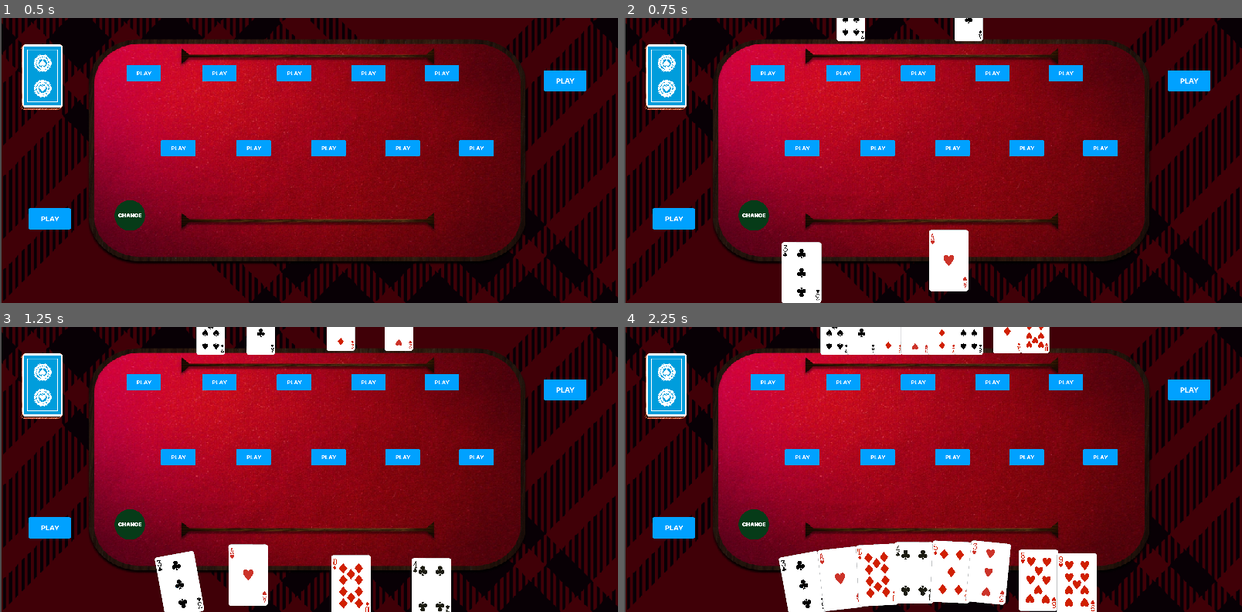
Above: before the commit, frames 1-4 (two rows, left to right).
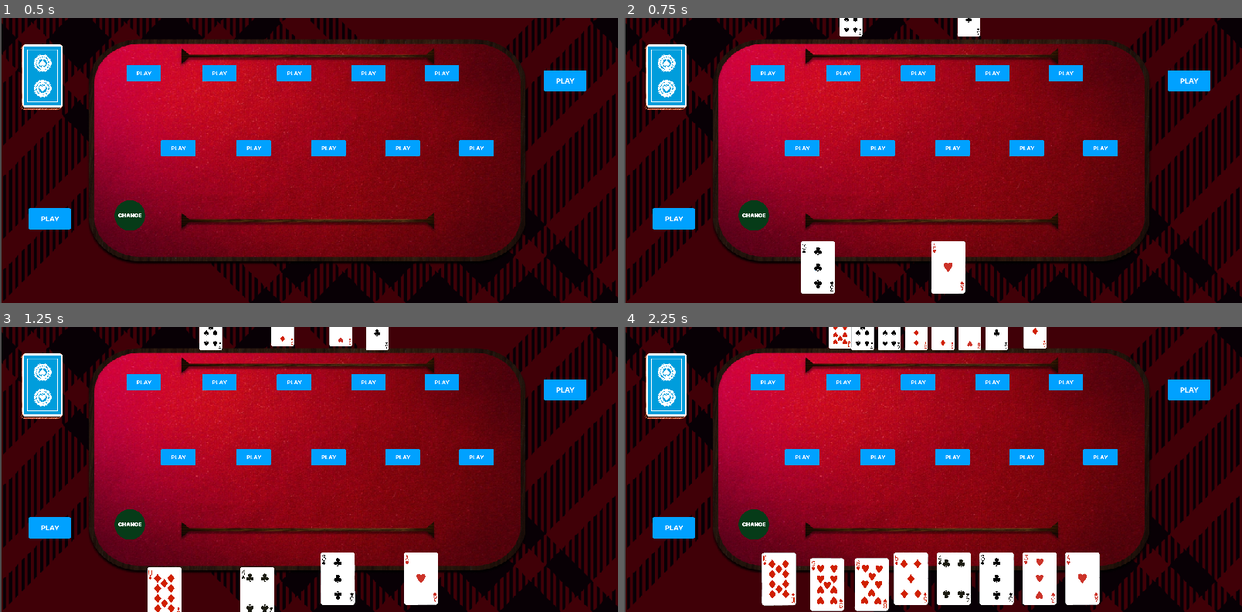
Above: after the commit, the same moments.

Repository: SizoDevelops/CardGame
Game: Godot game, scene res://main.tscn
Two runs of this game, one before a commit and one after it. Both use one fixed random seed, a clock stepped at 60 frames per second and the inputs below.
Inputs (mouse positions are in pixels of both pictures, inside the frame that each line leads up to):
- Up to frame 1 (0.5 s): no input
- Up to frame 2 (0.75 s): tap Enter at 0.5 s; drag from (766, 72) to (994, 72) at 0.52 s
- Up to frame 3 (1.25 s): no input
- Up to frame 4 (2.25 s): drag from (803, 583) to (976, 586) at 1.27 s; move the mouse to (852, 577) at 2.02 s; click (852, 577) at 2.17 s

Frame 1 is identical in both runs. In frame 2, 2.2% of the frame differs, in the area x 25-59%, y 0-100%; in frame 3, 6.1%; in frame 4, 8.3%, in the area x 22-77%, y 0-100%.

Commit message:
AI partially working

Diff:
--- a/scenes/enemy_hand.tscn
+++ b/scenes/enemy_hand.tscn
@@ -11,7 +11,7 @@
 
 [node name="EnemyHand" groups=["players"] instance=ExtResource("1_4m5db")]
 script = ExtResource("1_xg6l7")
-card_scale = Vector2(0.5, 0.5)
+card_scale = Vector2(0.4, 0.4)
 
 [node name="Path2D" parent="." index="0"]
 position = Vector2(-179, -146)
--- a/scenes/hand.tscn
+++ b/scenes/hand.tscn
@@ -4,21 +4,22 @@
 
 [sub_resource type="Curve2D" id="Curve2D_pd5j7"]
 _data = {
-"points": PackedVector2Array(-130.106, 18.8585, 130.106, -18.8585, 291.42, 307.244, -161.91, -19.8339, 161.91, 19.8339, 760.813, 305.605)
+"points": PackedVector2Array(0, 0, 0, 0, 259.155, 306.424, 0, 0, 0, 0, 803.485, 305.605)
 }
 point_count = 2
 
 [node name="PlayerHand" type="Node2D"]
 script = ExtResource("1_xdbo2")
+card_scale = Vector2(0.6, 0.6)
 
 [node name="Path2D" type="Path2D" parent="."]
-position = Vector2(-11, 12)
+position = Vector2(-17, 5)
 scale = Vector2(0.960814, 1.22053)
 curve = SubResource("Curve2D_pd5j7")
 
 [node name="PathFollow2D" type="PathFollow2D" parent="Path2D"]
-position = Vector2(291.42, 307.244)
-rotation = -0.143945
+position = Vector2(259.155, 306.424)
+rotation = -0.00150516
 
 [node name="DeckSpawner" type="Marker2D" parent="Path2D/PathFollow2D"]
 z_as_relative = false
--- a/scripts/card.gd
+++ b/scripts/card.gd
@@ -18,7 +18,7 @@
 var selectable = true
 var touchable = true
 var front
-
+var  speed = 0.5
 signal active_card(node)
 signal card_selected(node)
 signal add_to_stack(node)
@@ -37,8 +37,7 @@
 
 func move_card(dest, _rotate = null, _scale = null):
 		var tween = get_tree().create_tween()
-
-		tween.tween_property(self, "position", dest, 0.5 ).set_trans(Tween.TRANS_BACK).set_ease(Tween.EASE_OUT)
+		tween.tween_property(self, "position", dest, speed).set_trans(Tween.TRANS_BACK).set_ease(Tween.EASE_OUT)
 		if _scale != null:
 			#tween.tween_property(self, "scale", scale, _scale, 0.5, Tween.TRANS_BACK, Tween.EASE_OUT)
 			tween.tween_property(self, "scale", _scale, 0.2 ).set_trans(Tween.TRANS_BACK).set_ease(Tween.EASE_OUT)
@@ -76,11 +75,11 @@
 	on_table = value
 
 
-func make_focus():
+func make_focus(player):
 	if selectable:
 		var position_shift = position
 		position_shift.y -= focus_move_on_y
-		if position == handposition:
+		if position == handposition and player == "player":
 			move_card(position_shift, 0.0)
 
 		selected_card = true
@@ -110,11 +109,11 @@
 func _on_input_event(_viewport, event, _shape_idx):
 	if event is InputEventMouseButton || event is InputEventScreenTouch:
 		if event.button_index == MOUSE_BUTTON_LEFT and event.pressed || event.is_pressed():
-			select_card()
+			select_card("player")
 
 
 
-func select_card():
+func select_card(player):
 	if touchable:
 		if selected_card:
 
@@ -125,7 +124,7 @@
 		elif !selected_card:
 
 			selected_card = true
-			make_focus()
+			make_focus(player)
 
 #
 #func _on_input_event(viewport, event, shape_idx):
--- a/scripts/enemy_hand.gd
+++ b/scripts/enemy_hand.gd
@@ -34,10 +34,11 @@
 
 		fullpart = firstpart + secondpart
 		hand[i].front = card_path+fullpart
+		#hand[i].change_sprite("res://PNG/blue_back.png")
 		hand[i].change_sprite(card_path+fullpart)
 
 
 
-func play_enemy_hand(index):
-	hand[index].select_card()
-	hand[index].change_sprite(hand[index].front_sprite_path)
+func play_enemy_hand(card):
+	print(card.front)
+	card.change_sprite(card.front)
--- a/scripts/hand.gd
+++ b/scripts/hand.gd
@@ -76,7 +76,7 @@
 			secondpart = str(hand[i].cardsuit) + ".png"
 
 		fullpart = firstpart + secondpart
-
+		hand[i].front = card_path+fullpart
 		hand[i].change_sprite(card_path+fullpart)
 
 
@@ -101,7 +101,7 @@
 	hand_width = ideal_cardwidth * hand.size()
 
 	# Ensure cards are not already added
-	for card in hand:
+	for card in sorted_hand():
 		if card.get_parent() != self:
 			add_child(card)
 
--- a/scripts/main.gd
+++ b/scripts/main.gd
@@ -117,20 +117,17 @@
 
 
 func _process(_delta):
-	hide_show_table_areas()
 	is_stackable()
-	hide_show_player_stacks()
 	if captured == true:
 		change_turn()
-
+	hide_show_player_stacks()
+	hide_show_table_areas()
 
 func hide_show_table_areas():
 	for pi in table_areas:
+
 		for stack in table_holder:
-			if stack_holder.size() > 0:
-				pi.visible = true
-
-			elif stack["stack"].size() > 1 and stack["id"] == pi.area_id:
+			if stack["stack"].size() > 1 and stack["id"] == pi.area_id:
 				pi.visible = true
 				pi.stack.visible = true
 				break
@@ -143,6 +140,9 @@
 		if table_holder.size() == 0:
 			pi.stack.visible = false
 
+		if stack_holder.size() > 0:
+				pi.visible = true
+
 
 func hide_show_player_stacks():
 	for card in enemy.player_pile["cards"]:
@@ -162,6 +162,8 @@
 				pile["stack"].stack.visible = false
 			else:
 				pile["stack"].stack.visible = true
+
+
 
 func play_hand(id, pos,slider):
 
@@ -174,7 +176,7 @@
 			add_card(card, id, slider.value, pos)
 
 # Place card if only one card selected and that card is onready on the table and you have the same value card on hand meaning stack
-	elif stack_holder.size() == 1 and has_stack(total) and can_steal(stack_holder, pos) and hand_has_card() and is_position_occupied((pos)):
+	elif stack_holder.size() == 1 and has_stack(total) and check_same_value(total, id) and can_steal(stack_holder, pos) and hand_has_card() and is_position_occupied((pos)):
 		slider.value = total
 		#print("Called")
 		stacks_to_capture.clear()
@@ -192,14 +194,14 @@
 		auto_capture(store, id)
 
 # Prevents creating multiple identical stack
-	elif stack_holder.size() > 1  and hand_has_card() and can_steal(stack_holder, pos) and !has_stack(total) and has_permission(pos):
+	elif stack_holder.size() > 1  and hand_has_card() and can_steal(stack_holder, pos) and !has_stack(total) and has_permission(pos) and !is_position_occupied(pos) and build_count() <= 1:
 		slider.value = total
 		#print("Called")
 		stacks_to_capture.clear()
 		for card in sorted_stack(stack_holder):
 			add_card(card, id, slider.value, pos)
 
-	elif stack_holder.size() > 1 and hand_has_card() and can_steal(stack_holder, pos) and has_stack(total) and is_position_occupied(pos) and has_permission(pos):
+	elif stack_holder.size() > 1 and hand_has_card() and can_steal(stack_holder, pos) and has_stack(total) and is_position_occupied(pos) and has_permission(pos) and is_owner() and build_count() <= 1:
 		slider.value = total
 		stacks_to_capture.clear()
 		#print("Here")
@@ -241,7 +243,19 @@
 			count += 1
 	return count
 
-
+func is_owner():
+	for builds in table_holder:
+		if builds["owner"] == player_hand.player_id || builds["owner"] == "":
+			return true
+		elif builds["owner"] == enemy.player_id:
+			return false
+	return true
+
+func check_same_value(tot, id):
+	for card in table_holder:
+		if card["value"] == tot and card["id"] == id:
+			return true
+	return false
 func has_permission(pos):
 	for card in stack_holder:
 		if card in enemy.player_pile["cards"] and is_position_occupied(pos):
@@ -260,13 +274,12 @@
 	return false
 
 func auto_capture(store, id):
-
 	if store.size() > 0 :
 		for sta in table_holder:
 			if (sta["owner"] == enemy.player_id || build_count() > 1)  and sta["id"] == id:
 				stacks_to_capture.append(sta)
 				move_to_pile(player_hand.player_id, find_object_by_id(player_hand.player_id)["pos"])
-
+				captured = true
 			elif sta["id"] == id and build_count() <= 1:
 				stacks_to_capture.append(sta)
 	else:
@@ -306,6 +319,12 @@
 	for stacks in table_holder:
 		if stacks["owner"] == player_hand.player_id:
 			return stacks["value"]
+	return null
+
+func player_build_id():
+	for stacks in table_holder:
+		if stacks["owner"] == player_hand.player_id:
+			return stacks["id"]
 	return null
 # Add and move card to the table
 func add_card(card, id, value, pos):
@@ -352,6 +371,7 @@
 # Create an unsorted copy of the stack to check if it's augumented or not
 
 # Move card to the correct position
+	card.change_sprite(card.front)
 	card.move_card(pos, 0.0, Vector2(0.6, 0.6))
 
 
@@ -404,6 +424,7 @@
 
 		for cards in stacks_to_capture[0]["stack"]:
 			cards.move_card(store)
+			cards.change_sprite(cards.front)
 
 		stacks_to_capture.clear()
 
@@ -538,9 +559,11 @@
 			card.touchable = false
 		for card in enemy_hand.hand:
 			card.touchable = true
-
+		await get_tree().create_timer(1).timeout
 		current_turn = 2
-	play_ai_move()
+		play_ai_move()
+
+
 
 	captured = false
 
@@ -575,7 +598,7 @@
 
 func _on_enemy_hand_hand_empty():
 	initialize_round()
-	change_turn()
+
 
 
 func play_ai_move():
@@ -586,8 +609,10 @@
 	var moves = []
 	var priority_moves = []
 	var card_total = 0
+
+
+
 	if current_turn == 2:
-# find duplicated cards
 		for i in player_hand.hand.size():
 			card_total = 0
 			var card = player_hand.hand[i]
@@ -598,25 +623,34 @@
 			if card_total > 1 and card.cardvalue not in priority_moves:
 				priority_moves.append(card.cardvalue)
 
-		print(priority_moves)
-
 	# pick cards that make up the largest priority move
 		var hold_values = []
 		for values in table_holder:
-			if values["owner"] != player_hand.player_id and values["build"] == "single":
+			if values["owner"] != player_hand.player_id and values["build"] == "single" and values["value"] < 10:
 				hold_values.append({"value": values["value"], "stack":values["stack"]})
 
 
 
-		var highest = priority_moves.max()
-		if highest < player_hand.sorted_hand()[0].cardvalue and !player_build():
-			highest = player_hand.sorted_hand()[0].cardvalue
+		var highest = 0
+		if player_hand.sorted_hand().size() > 0 and priority_moves.size() > 0 and  highest < priority_moves.max() and !player_build() and priority_moves.max() >= player_hand.sorted_hand()[0].cardvalue:
+			highest = priority_moves.max()
 		elif player_build():
 			highest = player_build()
+		elif player_hand.sorted_hand().size() > 0:
+			highest = player_hand.sorted_hand()[0].cardvalue
+		for stacks in table_holder:
+			if stacks["value"] == highest and stacks["owner"] == enemy.player_id:
+				highest = 0
+				break
 		if enemy.player_pile["cards"].size() > 0 and has_stack(highest):
 			hold_values.append({"value": enemy.player_pile["cards"][enemy.player_pile["cards"].size() - 1].cardvalue, "stack": [enemy.player_pile["cards"][enemy.player_pile["cards"].size() - 1]]})
 		var r = find_combinations_with_most_numbers(hold_values, highest)
-		print(r, "    ", highest)
+
+		print(r, "    ", highest, " ------  ", priority_moves)
+
+
+		check_better_stack(r, player_hand.hand, highest)
+
 
 
 func find_combinations_with_most_numbers(arr, max_sum):
@@ -645,3 +679,186 @@
 
 func _compare_values(a, b):
 	return a["value"] - b["value"]
+
+func _compare_array_length(a, b):
+	return a.size() > b.size()
+
+func check_better_stack(moves, hand, target):
+	var possible = true
+	var hold = []
+
+	if hold.size() == 0:
+
+		for i in moves.keys().size():
+			for combo in moves[moves.keys()[i]]:
+# 10: [---[[@Area2D@19:<Area2D#31927043405>], [@Area2D@13:<Area2D#31390172461>]]]
+				if combo.size() > 1:
+					# 10: [---[---[@Area2D@19:<Area2D#31927043405>], [@Area2D@13:<Area2D#31390172461>]]]
+					for stacks in combo:
+						# 10: [---[---[---@Area2D@19:<Area2D#31927043405>], [@Area2D@13:<Area2D#31390172461>]]]
+						for card in stacks:
+							hold.append(card)
+					if hold.size() > 0:
+						var sum = 0
+						for cards in hold:
+							sum += cards.cardvalue
+
+
+						if sum == target:
+							break
+						else:
+							if !hand_card_played:
+								for card in hand:
+									if card.cardvalue + sum == target:
+										hold.append(card)
+										break
+						sum = 0
+						for cards in hold:
+							sum += cards.cardvalue
+						print("SUM    ", sum)
+						if sum != target:
+							hold.clear()
+
+				elif combo.size() == 1:
+					 #[---[[@Area2D@19:<Area2D#31927043405>]]---]
+					if !hand_card_played:
+						for card in hand:
+							if card.cardvalue + moves.keys()[i] == target:
+								hold.append(card)
+								#[---[---[@Area2D@19:<Area2D#31927043405>]---]---]
+								for cards in combo[0]:
+									hold.append(cards)
+								break
+
+			if !hold.is_empty():
+				break
+
+	for card in hold:
+		card.speed = 1
+		card.select_card("enemy")
+	print("THIS IS THE INITIAL STACK", stack_holder)
+	for i in hold.size():
+		if hold[i] in hand and i == 0:
+			hold[i].select_card("enemy")
+			break
+
+	#print(stack_holder, ".....................", hold)
+	var o = []
+	for card in hold:
+		o.append(card.cardvalue)
+
+
+	var s = []
+	for card in stack_holder:
+		s.append(card.cardvalue)
+
+	print("STACK  ", s, " HOLD  ", o)
+
+	if !stack_holder.is_empty():
+
+
+		for area in table_areas:
+			var ar = table_areas.pick_random()
+			for a in table_holder:
+				if a["owner"] != enemy.player_id and a["value"] == total:
+					play_hand(a["id"], a["pos"], area.h_slider)
+					await get_tree().create_timer(.2).timeout
+					break
+				elif a["value"] == total and a["owner"] != "":
+					play_hand(a["id"], a["pos"], area.h_slider)
+					await get_tree().create_timer(.2).timeout
+					break
+
+
+			if !stack_holder.is_empty():
+				play_hand(ar.area_id, ar.position, ar.h_slider)
+				await get_tree().create_timer(.2).timeout
+				break
+
+
+	else:
+		var card = null
+		for i in  moves.keys().size():
+			for cards in hand:
+				if cards.cardvalue == moves.keys()[i] and moves[moves.keys()[i]][0].size() == 1:
+					for stacks in table_holder:
+						if stacks["value"] == cards.cardvalue:
+							card = cards
+							break
+				if card:
+					break
+			if card:
+				break
+
+		if table_holder.size() > 0 and !card:
+			for cards in table_holder:
+				if cards["owner"] != player_hand.player_id:
+					for cd in hand:
+						if cd.cardvalue == cards["value"]:
+							card = cd
+							break
+				if card:
+					break
+
+
+
+		if build_count() == 1 and !card:
+			for cards in hand:
+				if cards.cardvalue == player_build():
+					card = cards
+					break
+
+		if !card:
+			card = hand.pick_random()
+		card.select_card("enemy")
+
+		for cards in enemy.player_pile["cards"]:
+			for stacks in table_holder:
+				if stacks["value"] == enemy.player_pile["cards"][enemy.player_pile["cards"].size() - 1].cardvalue and hand_has_card() and stacks["value"] == card.cardvalue:
+					add_card(enemy.player_pile["cards"][enemy.player_pile["cards"].size() - 1], stacks["id"], stacks["value"], stacks["pos"])
+					await get_tree().create_timer(.2).timeout
+					break
+
+		for area in table_areas:
+			var ar = table_areas.pick_random()
+			for a in table_holder:
+				if a["owner"] == player_hand.player_id and a["value"] == card.cardvalue:
+					play_hand(a["id"], a["pos"], ar.h_slider)
+					await get_tree().create_timer(.2).timeout
+					break
+				elif a["value"] == total:
+					play_hand(a["id"], a["pos"], ar.h_slider)
+					await get_tree().create_timer(.2).timeout
+					break
+
+			if !hand_card_played:
+				play_hand(ar.area_id, ar.position, ar.h_slider)
+				await get_tree().create_timer(.2).timeout
+				break
+
+			if is_position_occupied(ar.position):
+				ar = table_areas.pick_random()
+			if captured:
+				change_turn()
+				return
+
+
+	for i in hold.size():
+		if hold[i]:
+			hold[i].speed = 0.5
+
+
+
+	if moves.keys().is_empty() and hand_card_played:
+		change_turn()
+
+
+	if hold.is_empty() and hand_card_played:
+		change_turn()
+
+	if current_turn == 1:
+		return
+
+	hold.clear()
+
+	ai_valid_moves()
